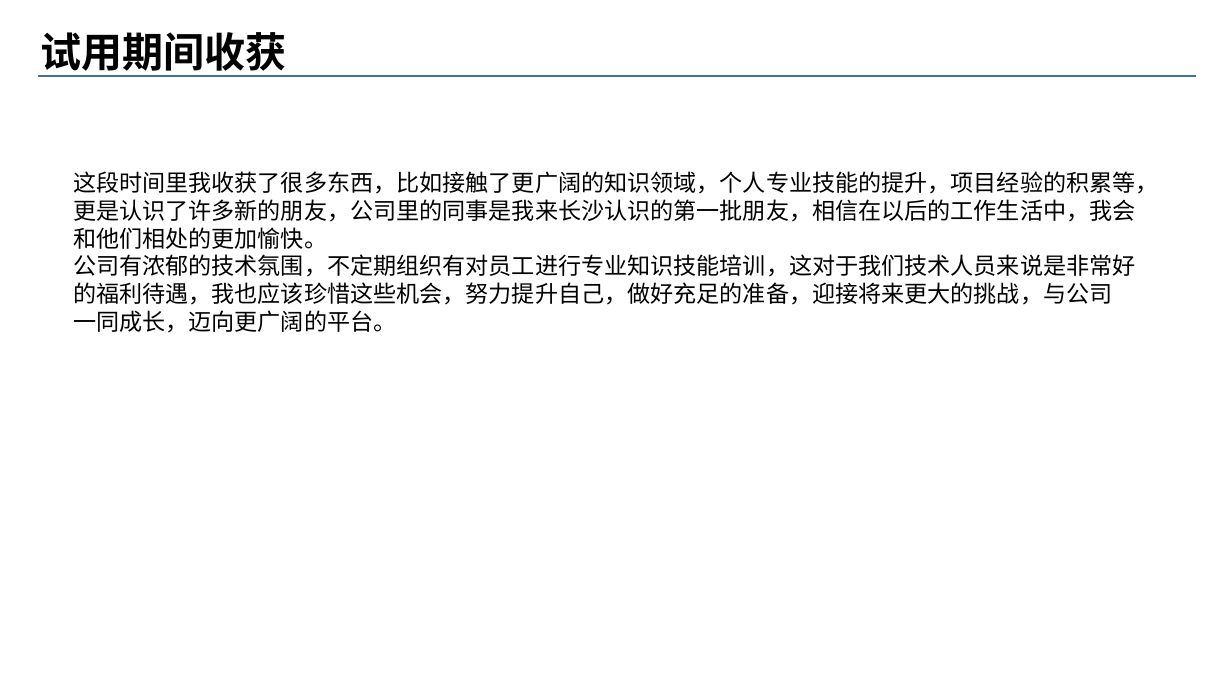
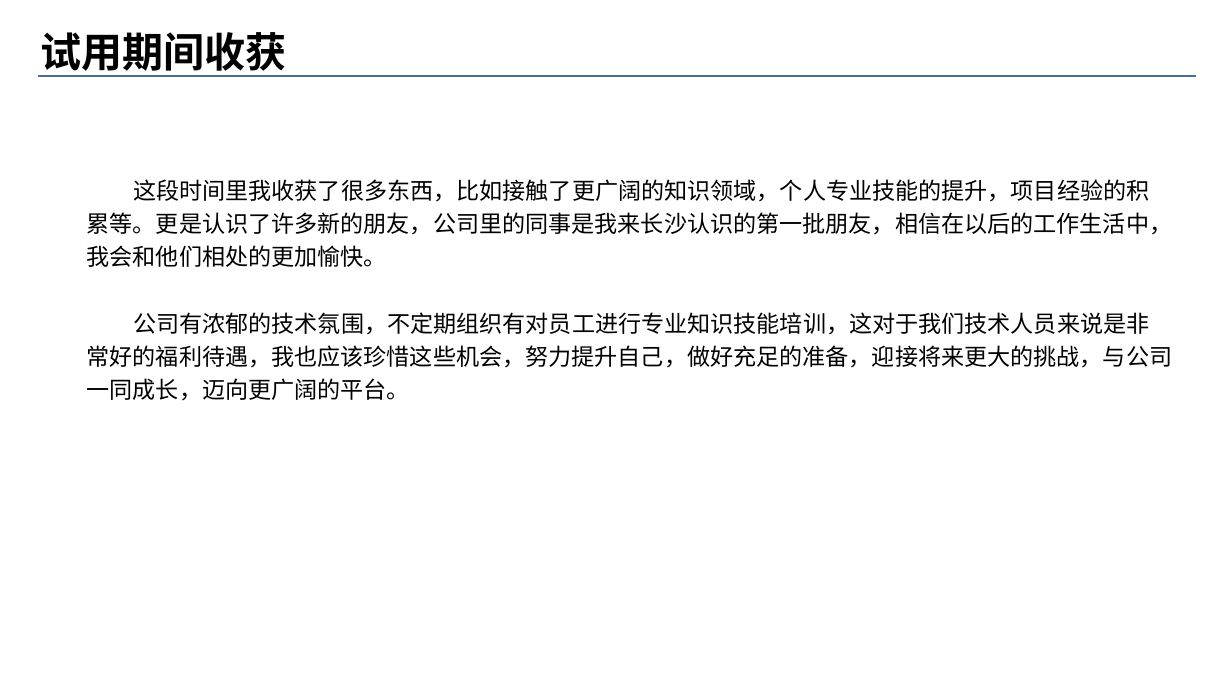
Before and after one commit to strivellj/ttt, a slide deck: slide 11 of 转正答辩/新员工转正答辩-名字.ppt (slide 8 before the commit). Drawn at 1232x693 pixels with LibreOffice and Linux fonts; fonts in the diff are those of the drawing; background and template pictures are left out. Boxes give left, top, right and bottom in pixels: in the first picture for what was removed or moved away, otherwise in the second. Text is boxed around its words. In the diff, an @@ line names an element or a change of style, - is before the commit and + after.

```diff
--- a/转正答辩/新员工转正答辩-名字.ppt
+++ b/转正答辩/新员工转正答辩-名字.ppt
@@ text "这段时间里我收获了很多东西，比如接触了更广阔的知识领域，个人专业技能的提升，项目经验的积": place and size @@
-text "这段时间里我收获了很多东西，比如接触了更广阔的知识领域，个人专业技能的提升，项目经验的积" at [73,171,1159,333]
+text "这段时间里我收获了很多东西，比如接触了更广阔的知识领域，个人专业技能的提升，项目经验的积" at [87,179,1173,401]
@@ text at [87,179,1173,368]: text changed @@
-这段时间里我收获了很多东西，比如接触了更广阔的知识领域，个人专业技能的提升，项目经验的积累等，
-更是认识了许多新的朋友，公司里的同事是我来长沙认识的第一批朋友，相信在以后的工作生活中，我会
-和他们相处的更加愉快。
-公司有浓郁的技术氛围，不定期组织有对员工进行专业知识技能培训，这对于我们技术人员来说是非常好
-的福利待遇，我也应该珍惜这些机会，努力提升自己，做好充足的准备，迎接将来更大的挑战，与公司
+这段时间里我收获了很多东西，比如接触了更广阔的知识领域，个人专业技能的提升，项目经验的积
+累等。更是认识了许多新的朋友，公司里的同事是我来长沙认识的第一批朋友，相信在以后的工作生活中，
+我会和他们相处的更加愉快。
+公司有浓郁的技术氛围，不定期组织有对员工进行专业知识技能培训，这对于我们技术人员来说是非
+常好的福利待遇，我也应该珍惜这些机会，努力提升自己，做好充足的准备，迎接将来更大的挑战，与公司
@@ text at [87,378,410,401]: line spacing 1 to 1.2 @@
```
Also in this commit, not shown: 5 other slides changed, 3 slides added, 19 other files.
